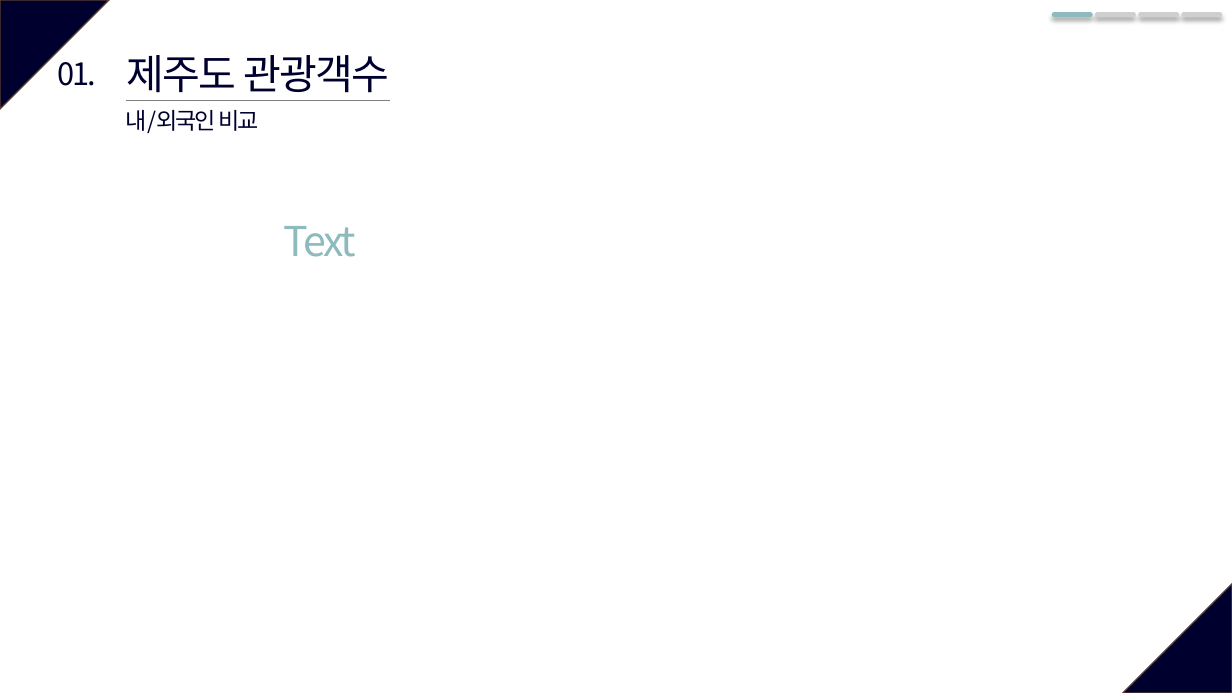
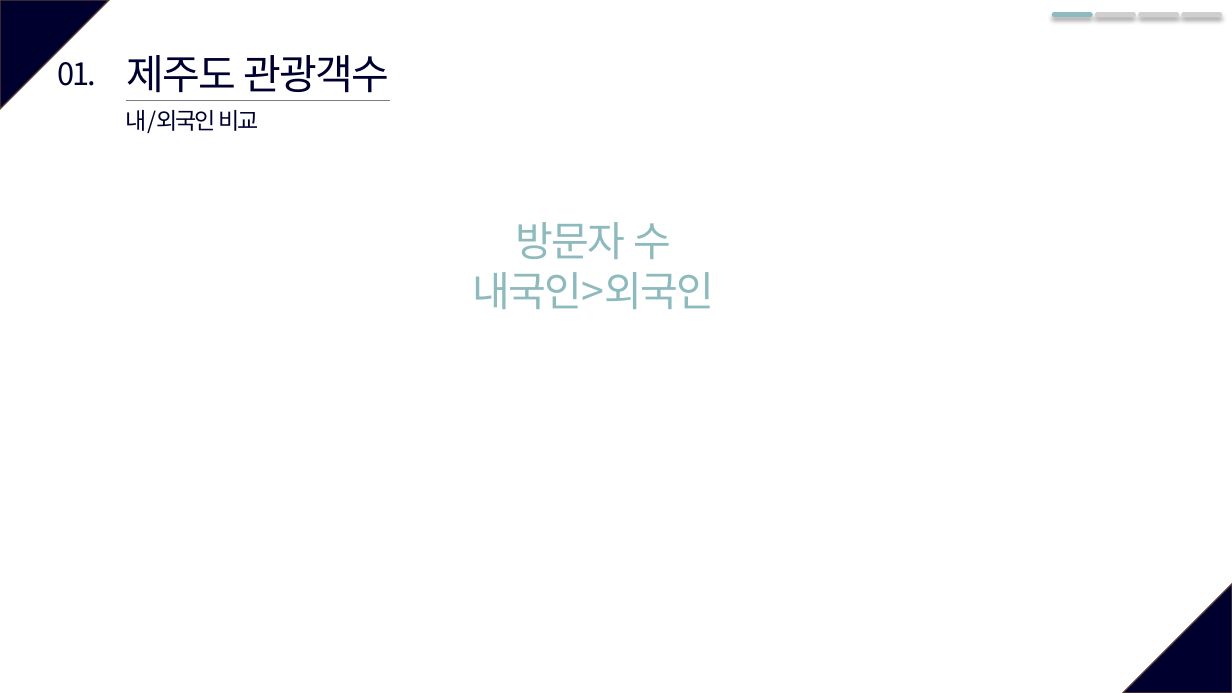
Before and after one commit to so-jeong0127/6-project, a slide deck: slide 5 of 6조_외부환경영향.pptx. Drawn at 1232x693 pixels with LibreOffice and Linux fonts; fonts in the diff are those of the drawing. Boxes give left, top, right and bottom in pixels: in the first picture for what was removed or moved away, otherwise in the second. Text is boxed around its words. In the diff, an @@ line names an element or a change of style, - is before the commit and + after.

```diff
--- a/6조_외부환경영향.pptx
+++ b/6조_외부환경영향.pptx
@@ text removed at bbox=[283, 226, 356, 257] @@
-Text
@@ text added at bbox=[472, 222, 714, 309], 32 pt, text #8DBABD @@
+방문자 수
+내국인>외국인
```
Also in this commit, not shown: 7 other slides changed.
